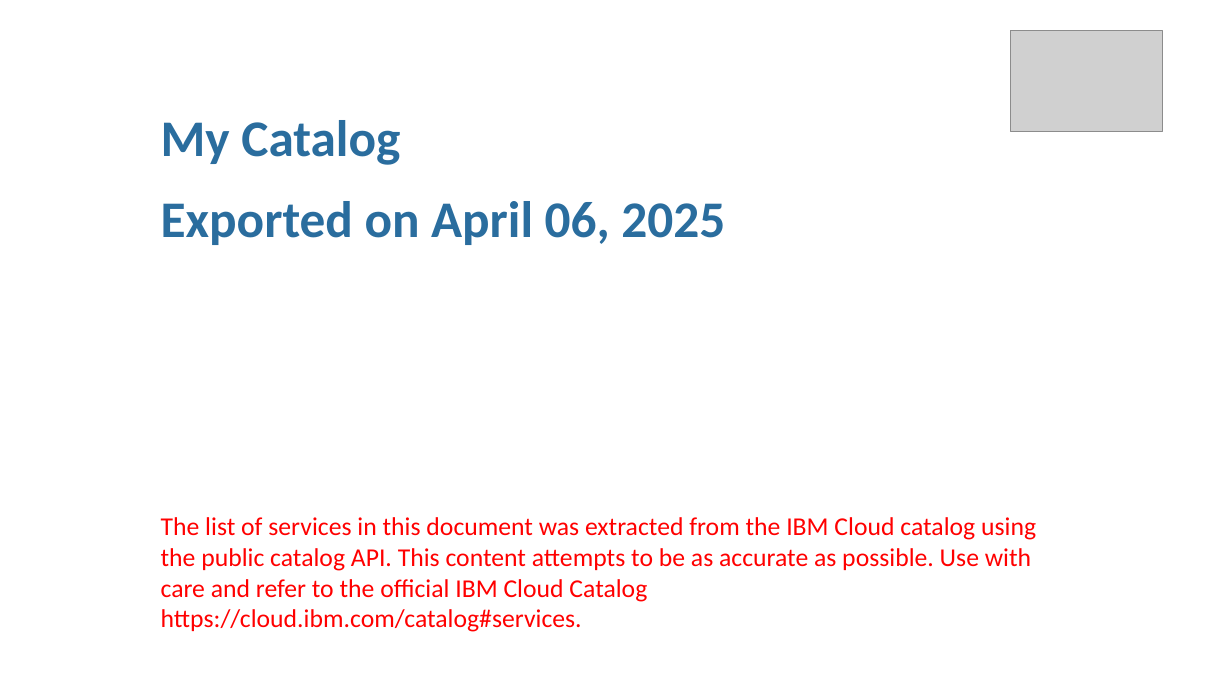
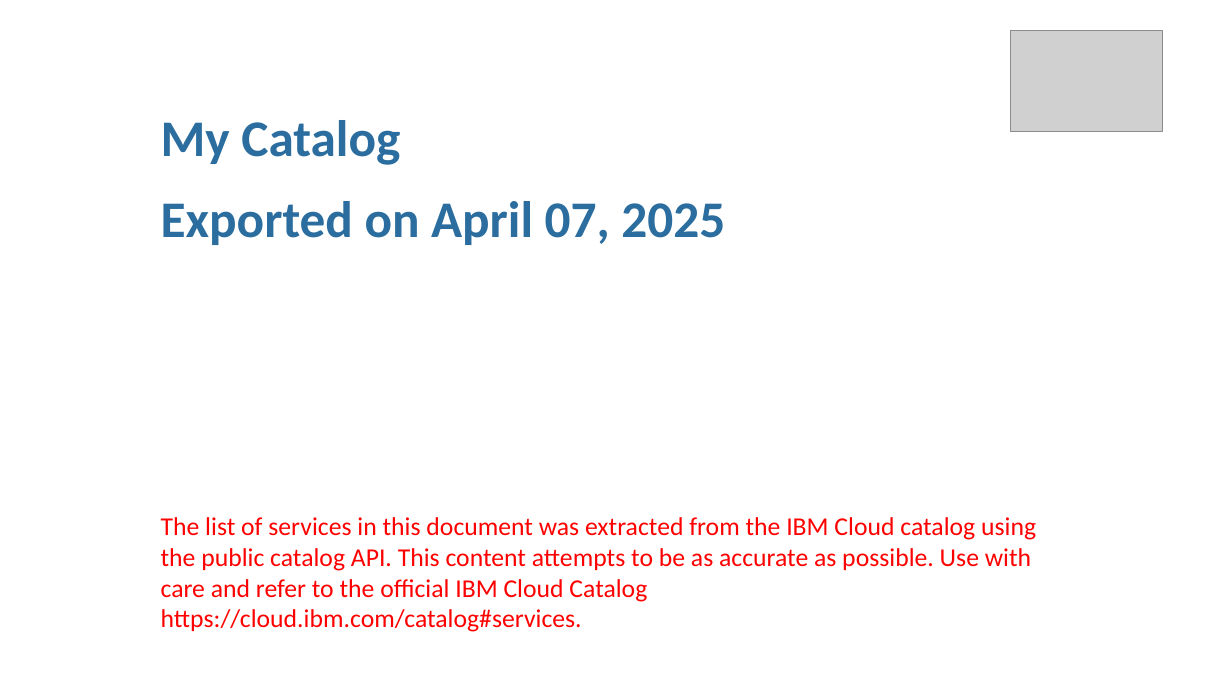
Before and after one commit to l2fprod/mycatalog, a slide deck: slide 1 of docs/generated/mycatalog.pptx. Drawn at 1232x693 pixels with LibreOffice and Linux fonts; fonts in the diff are those of the drawing; grey boxes stand for pictures. Boxes give left, top, right and bottom in pixels: in the first picture for what was removed or moved away, otherwise in the second. Text is boxed around its words. In the diff, an @@ line names an element or a change of style, - is before the commit and + after.

```diff
--- a/docs/generated/mycatalog.pptx
+++ b/docs/generated/mycatalog.pptx
@@ text at box(161, 201, 725, 245): text changed @@
-Exported on April 06, 2025
+Exported on April 07, 2025
```
Also in this commit, not shown: 7 other files.
